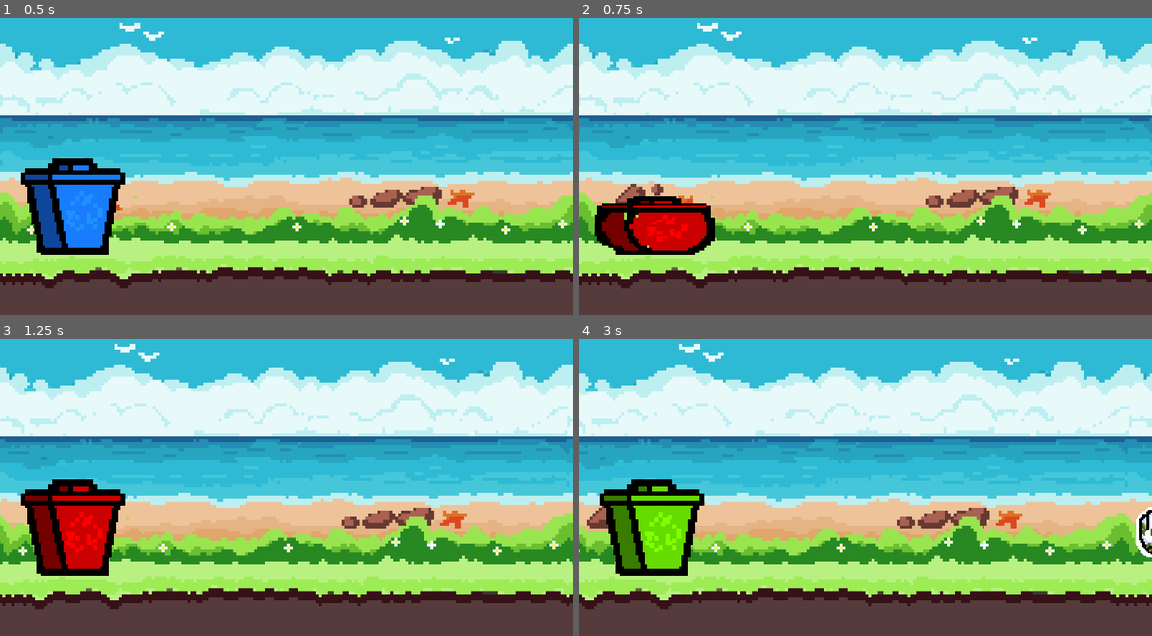
Above: before the commit, frames 1-4 (two rows, left to right).
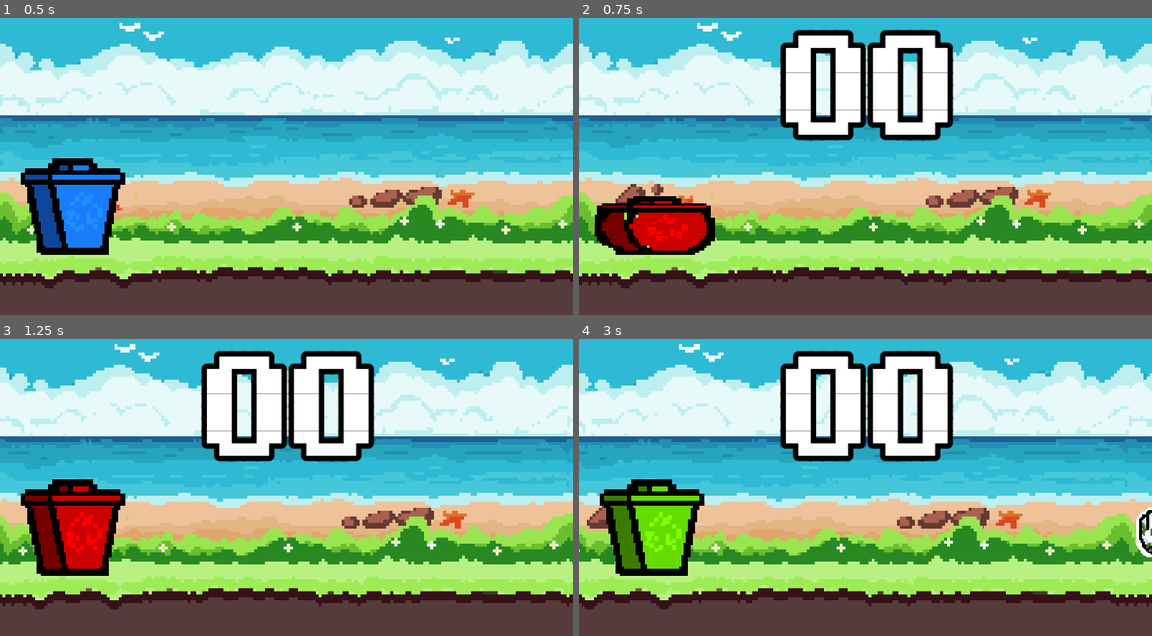
Above: after the commit, the same moments.

Repository: dedsocks/Inventorium
Game: Godot game, scene res://scenes/main.tscn
The game is run twice, just before and just after one commit, with the same random seed, the same clock (stepped at 60 frames per second) and the same inputs.
Inputs:
- Up to frame 1 (0.5 s): no input
- Up to frame 2 (0.75 s): tap Enter (ui_accept) at 0.5 s; hold Right (ui_right) from 0.53 s (still down)
- Up to frame 3 (1.25 s): keep holding Right (ui_right); tap Enter (ui_accept) at 0.77 s
- Up to frame 4 (3 s): release Right (ui_right) at 1.28 s; hold Down (ui_down) 1.28-2.03 s; tap Enter (ui_accept) at 1.52 s; hold Right (ui_right) 2.03-2.78 s; hold Up (ui_up) from 2.78 s (still down)

Frame 1 is identical in both runs. In frame 2, 6.9% of the frame differs, in the area x 35-66%, y 3-42%; in frame 3, 6.9%; in frame 4, 7.0%.

Commit message:
Add score, music, hide waste

Diff:
--- a/inventorium/scenes/dustbin.tscn
+++ b/inventorium/scenes/dustbin.tscn
@@ -141,7 +141,7 @@
 sprite_frames = SubResource("SpriteFrames_38yr6")
 animation = &"idle"
 autoplay = "idle"
-frame_progress = 0.725885
+frame_progress = 0.698304
 centered = false
 
 [node name="Area2D" type="Area2D" parent="."]
--- /dev/null
+++ b/inventorium/scenes/hud.tscn
@@ -0,0 +1,22 @@
+[gd_scene load_steps=2 format=3 uid="uid://1nqudskbscch"]
+
+[ext_resource type="FontFile" uid="uid://ce5ty20e1lf5d" path="res://assets/fonts/Ruler 9.ttf" id="1_6gj6f"]
+
+[node name="HUD" type="CanvasLayer"]
+metadata/_edit_vertical_guides_ = [594.0, 435.0, 747.0]
+metadata/_edit_horizontal_guides_ = [142.0]
+
+[node name="Label" type="Label" parent="."]
+anchors_preset = -1
+anchor_left = 0.378
+anchor_top = 0.219
+anchor_right = 0.649
+anchor_bottom = 0.5
+offset_left = -19.456
+offset_top = -156.912
+offset_right = 18.3519
+offset_bottom = 61.0
+theme_override_constants/outline_size = 43
+theme_override_constants/shadow_outline_size = 25
+theme_override_fonts/font = ExtResource("1_6gj6f")
+theme_override_font_sizes/font_size = 400
--- a/inventorium/scenes/main.tscn
+++ b/inventorium/scenes/main.tscn
@@ -1,9 +1,11 @@
-[gd_scene load_steps=5 format=3 uid="uid://c2pgwf6fwnktn"]
+[gd_scene load_steps=7 format=3 uid="uid://c2pgwf6fwnktn"]
 
 [ext_resource type="Script" path="res://scripts/main.gd" id="1_bwtbe"]
 [ext_resource type="PackedScene" uid="uid://isvsme53i3el" path="res://scenes/bg.tscn" id="1_f0xhv"]
 [ext_resource type="PackedScene" uid="uid://dmvyv7mil5bbx" path="res://scenes/ground.tscn" id="2_kyidw"]
 [ext_resource type="PackedScene" uid="uid://cilh87d7y20vg" path="res://scenes/dustbin.tscn" id="3_ymsau"]
+[ext_resource type="PackedScene" uid="uid://1nqudskbscch" path="res://scenes/hud.tscn" id="5_viec4"]
+[ext_resource type="AudioStream" uid="uid://cci1y4ywdyeda" path="res://assets/sound/Pixelated Love.mp3" id="6_atnfe"]
 
 [node name="main" type="Node2D"]
 script = ExtResource("1_bwtbe")
@@ -19,3 +21,8 @@
 [node name="Camera2D" type="Camera2D" parent="."]
 position = Vector2(576, 324)
 scale = Vector2(4.5, 4.59375)
+
+[node name="HUD" parent="." instance=ExtResource("5_viec4")]
+
+[node name="gameRunningMusic" type="AudioStreamPlayer" parent="."]
+stream = ExtResource("6_atnfe")
--- a/inventorium/scripts/dustbin.gd
+++ b/inventorium/scripts/dustbin.gd
@@ -29,24 +29,24 @@
 	if area.is_in_group("blue_waste"):
 		if status == state.BLUE :
 			get_parent().score += 1
-			print(get_parent().score)
+			area.hide()
 		else :
 			get_parent().gameOver()
 	if area.is_in_group("red_waste"):
 		if status == state.RED :
 			get_parent().score += 1
-			print(get_parent().score)
+			area.hide()
 		else :
 			get_parent().gameOver()
 	if area.is_in_group("green_waste"):
 		if status == state.GREEN :
 			get_parent().score += 1
-			print(get_parent().score)
+			area.hide()
 		else :
 			get_parent().gameOver()
 	if area.is_in_group("yellow_waste"):
 		if status == state.YELLOW :
 			get_parent().score += 1
-			print(get_parent().score)
+			area.hide()
 		else :
 			get_parent().gameOver()
--- a/inventorium/scripts/main.gd
+++ b/inventorium/scripts/main.gd
@@ -54,16 +54,24 @@
 		gameRunning = true
 
 	if gameRunning:
+
 		$dustbin/AnimatedSprite2D.play("move")
 		$dustbin.position.x += speed
 		$Camera2D.position.x += speed
+		assignScore()
+		$HUD/Label.show()
 		speed += delta * 0.1
+
+		if $gameRunningMusic.playing == false :
+			$gameRunningMusic.play()
 
 		# Code for shifting ground
 		if $Camera2D.position.x - $ground.position.x > 1.5 * screenSize.x:
 			$ground.position.x += screenSize.x
 
 		generate_obs()
+
+
 
 # Generates obstacles
 func generate_obs():
@@ -87,5 +95,11 @@
 	var x = spawnPos[randi()%spawnPos.size()]
 	return x
 
+func assignScore():
+	if score < 10 :
+		$HUD/Label.text = "0" + str(score)
+	else :
+		$HUD/Label.text = str(score)
+
 func gameOver():
 	pass
Binary file added: inventorium/assets/fonts/Ruler 9.ttf
Not shown, added: inventorium/assets/fonts/Ruler 9.ttf.import
Not shown, added: inventorium/assets/sound/Pixel Paradise(1).mp3.import
Not shown, added: inventorium/assets/sound/Pixelated Love.mp3.import
Not shown, added: inventorium/assets/sound/Pixel Paradise(1).mp3
Not shown, added: inventorium/assets/sound/Pixelated Love.mp3
